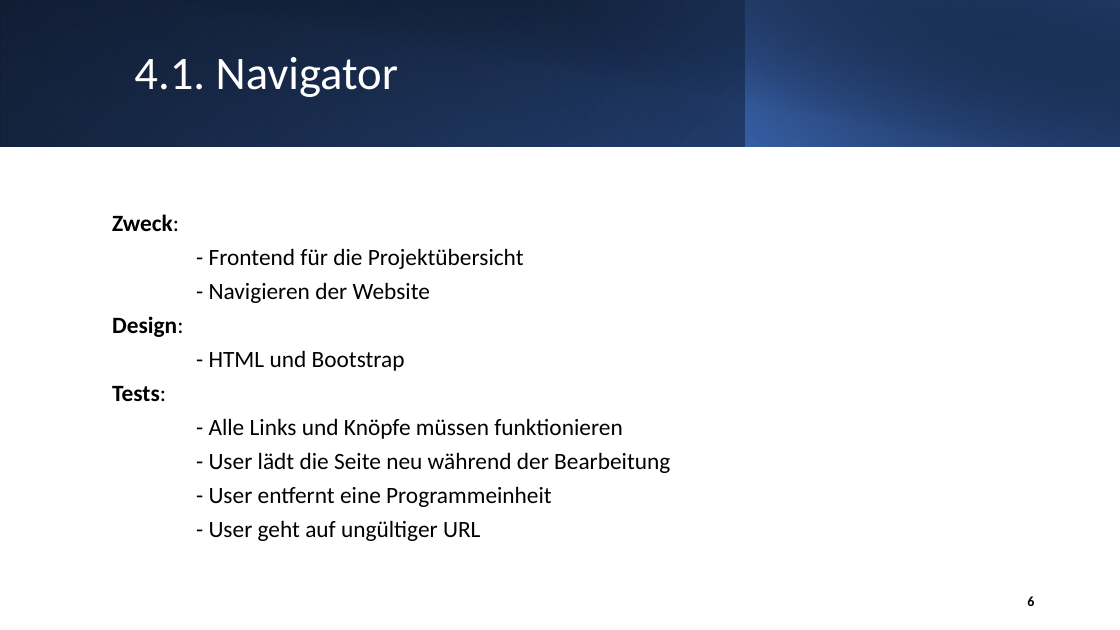
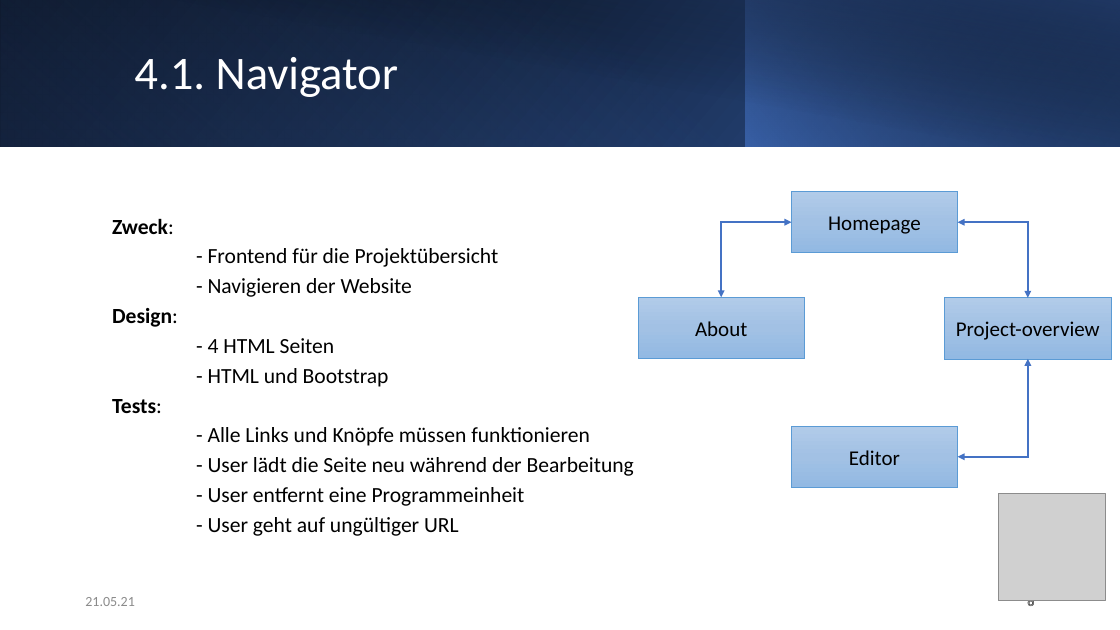
Before and after one commit to elian15122000/TINF19C-PLCOpen-Editor, a slide deck: slide 7 of PROJECT/TINF19C_4.SemesterPräsentation_Team_1_2v0.pptx. Drawn at 1120x630 pixels with LibreOffice and Linux fonts; fonts in the diff are those of the drawing; grey boxes stand for pictures. Boxes give left, top, right and bottom in pixels: in the first picture for what was removed or moved away, otherwise in the second. Text is boxed around its words. In the diff, an @@ line names an element or a change of style, - is before the commit and + after.

```diff
--- a/PROJECT/TINF19C_4.SemesterPräsentation_Team_1_2v0.pptx
+++ b/PROJECT/TINF19C_4.SemesterPräsentation_Team_1_2v0.pptx
@@ rectangle added at <box>791,192,958,253</box>, fill gradient #B1CBE9 to #A3C1E5 to #93B9E4, outline #5B9BD5 0.5 pt, 18 pt, text #000000 @@
+Homepage
@@ text at <box>112,219,634,536</box>: size 20 to 18.5 pt; line spacing 0.8 to 0.7 @@
@@ elbow double arrow added from (791, 223) to (722, 297), #4472C4 1.5 pt @@
@@ elbow double arrow added from (958, 223) to (1028, 297), #4472C4 1.5 pt @@
@@ rectangle added at <box>639,297,805,359</box>, fill gradient #B1CBE9 to #A3C1E5 to #93B9E4, outline #5B9BD5 0.5 pt, 18 pt, text #000000 @@
+About
@@ rectangle added at <box>945,297,1112,359</box>, fill gradient #B1CBE9 to #A3C1E5 to #93B9E4, outline #5B9BD5 0.5 pt, 18 pt, text #000000 @@
+Project-overview
@@ text at <box>208,338,335,353</box>: paragraph added @@
+- 4 HTML Seiten
@@ elbow double arrow added from (1028, 359) to (958, 457), #4472C4 1.5 pt @@
@@ rectangle added at <box>791,426,958,487</box>, fill gradient #B1CBE9 to #A3C1E5 to #93B9E4, outline #5B9BD5 0.5 pt, 18 pt, text #000000 @@
+Editor
@@ picture added at <box>998,494,1105,601</box> @@
@@ text added at <box>85,597,135,606</box>, 12 pt, text #8C8C8C @@
+21.05.21
@@ page number added at <box>791,584,1044,618</box>, 12 pt, text #8C8C8C @@
+6
```
Also in this commit, not shown: 10 other slides changed, 4 slides added.
